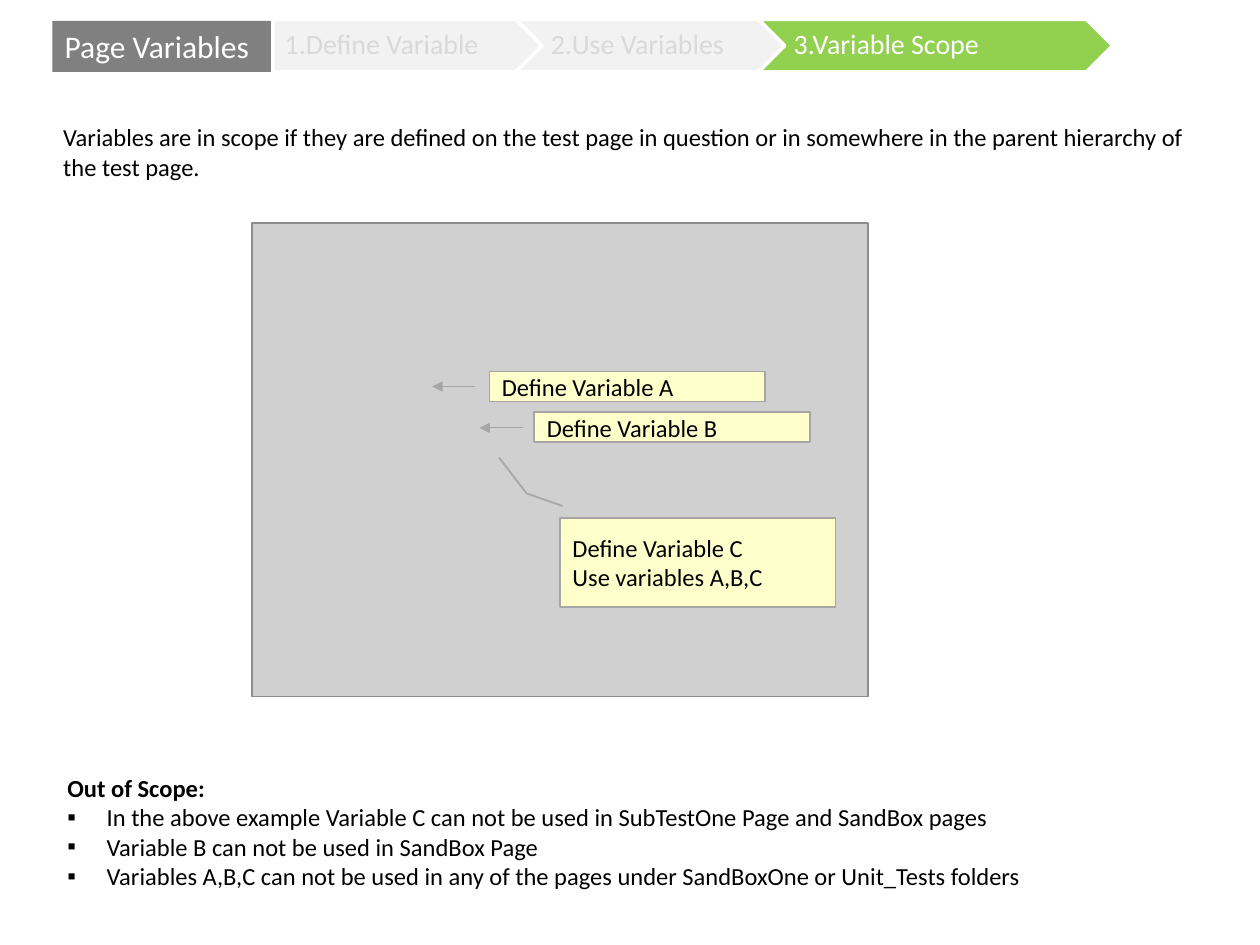
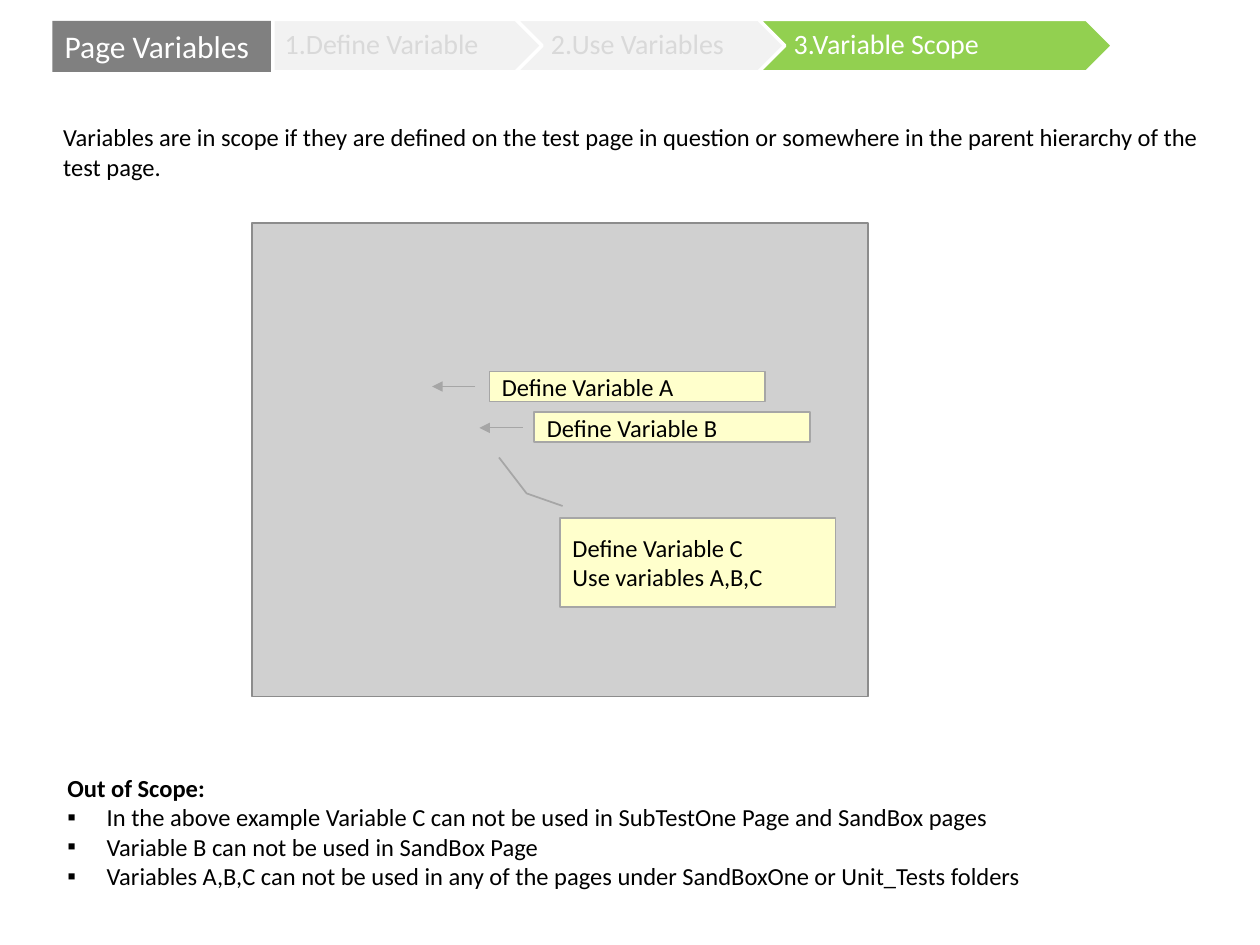
Before and after one commit to rvunnava/axcept-documentation, a slide deck: slide 11 of ppt/ImplimentTests.ppsx (slide 8 before the commit). Drawn at 1260x945 pixels with LibreOffice and Linux fonts; fonts in the diff are those of the drawing; grey boxes stand for pictures. Boxes give left, top, right and bottom in pixels: in the first picture for what was removed or moved away, otherwise in the second. Text is boxed around its words. In the diff, an @@ line names an element or a change of style, - is before the commit and + after.

```diff
--- a/ppt/ImplimentTests.ppsx
+++ b/ppt/ImplimentTests.ppsx
@@ text at [63, 129, 1197, 181]: text changed @@
-Variables are in scope if they are defined on the test page in question or in somewhere in the parent hierarchy of the test page.
+Variables are in scope if they are defined on the test page in question or somewhere in the parent hierarchy of the test page.
```
Also in this commit, not shown: 4 other slides changed, 3 slides added, 2 slides removed, 5 other files.
